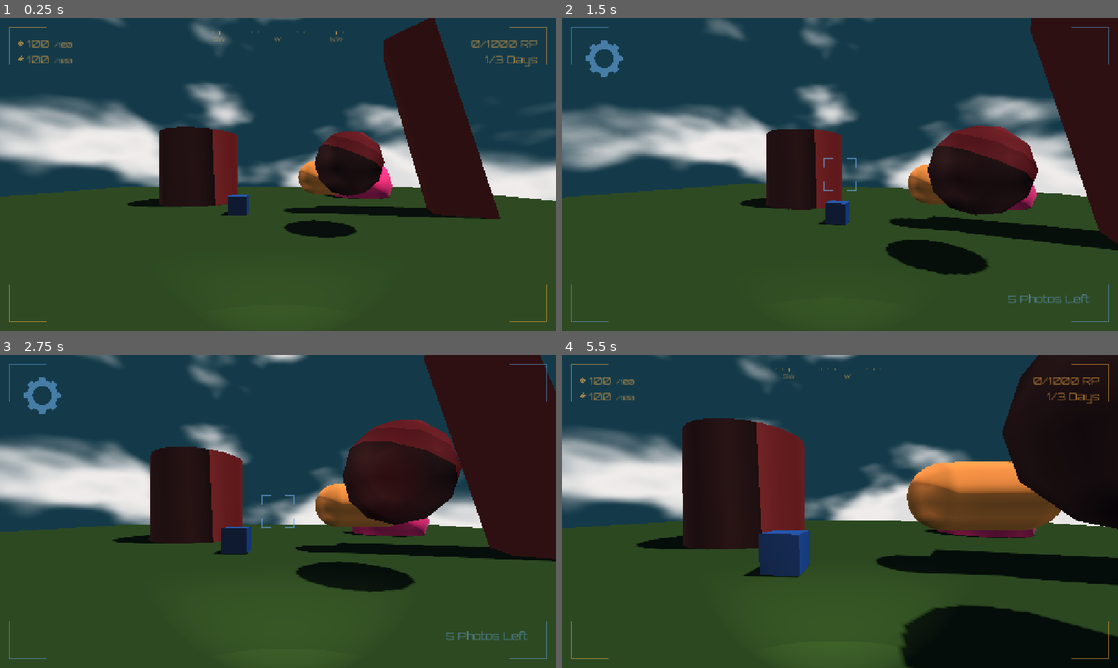
Above: before the commit, frames 1-4 (two rows, left to right).
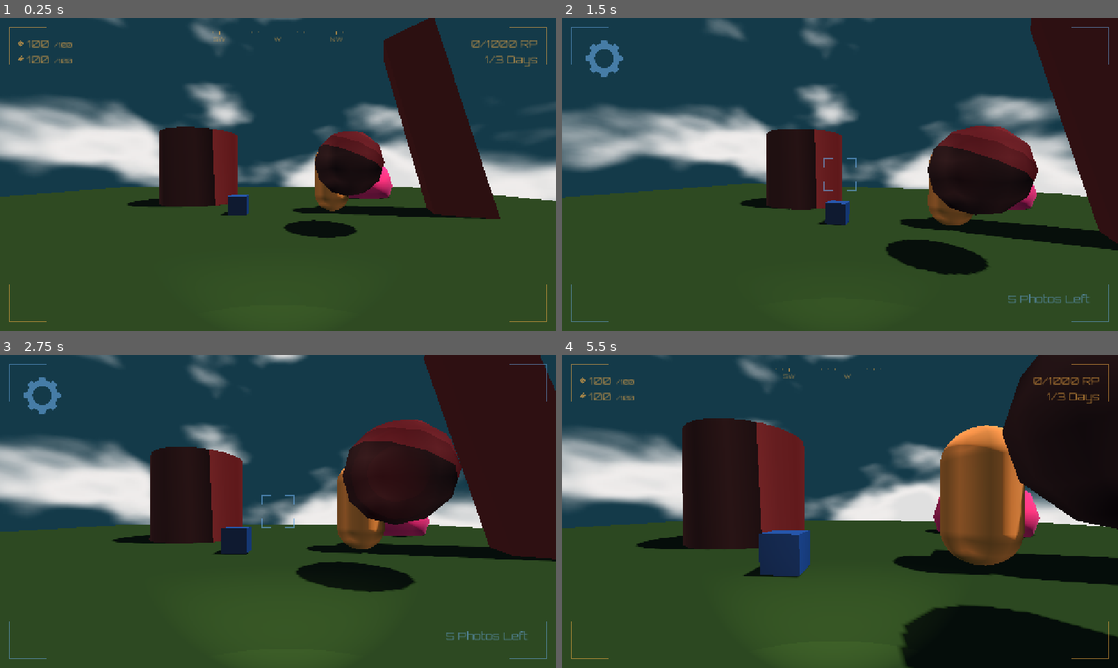
Above: after the commit, the same moments.

Repository: TripleThr8-hub/Survey-and-Navigation-of-Animal-Perserves
Game: Godot game, scene res://Stages/test_scene.tscn
Same seed, same stepped clock (60 frames per second), same inputs: the game is played once before the commit and once after it.
Inputs (mouse positions are in pixels of both pictures, inside the frame that each line leads up to):
- Up to frame 1 (0.25 s): no input
- Up to frame 2 (1.5 s): move the mouse to (867, 174) at 0.52 s; hold Ctrl (crouch) 0.53-1.28 s; hold W (move_forward) from 0.53 s (still down); click (867, 174) at 0.67 s; tap Space (jump) at 0.77 s; move the mouse to (812, 174) at 1.27 s; tap Tab (mode_change) at 1.35 s
- Up to frame 3 (2.75 s): keep holding W (move_forward); tap Space (jump) at 1.52 s; move the mouse to (289, 505) at 2.02 s; hold Shift (sprint) from 2.03 s (still down)
- Up to frame 4 (5.5 s): keep holding W (move_forward); move the mouse to (834, 517) at 2.77 s; release Shift (sprint) at 2.78 s; tap J (test_damage) at 2.85 s; click (834, 517) at 2.92 s; tap Space (jump) at 3.02, 3.77, 4.52 s; move the mouse to (878, 514) at 3.52 s; hold K (test_heal) 3.53-4.28 s; move the mouse to (795, 508) at 4.27 s; tap Ctrl (crouch) at 4.35 s; move the mouse to (845, 511) at 5.02 s; hold Tab (mode_change) from 5.03 s (still down); click (845, 511) at 5.17 s

The runs differ from the first frame. In frame 1, 0.6% of the frame differs, in the area x 51-63%, y 42-63%; in frame 2, 0.8%; in frame 3, 1.3%; in frame 4, 6.2%, in the area x 56-90%, y 22-71%.

Commit message:
Mammal Test Monster Rotation
Rotated the monsters body back to the way that it was for the time being.

Diff:
--- a/SNAP/Entities/TestMonster/test_mammal_monster.tscn
+++ b/SNAP/Entities/TestMonster/test_mammal_monster.tscn
@@ -47,9 +47,9 @@
 transform = Transform3D(1, 0, 0, 0, 1, 0, 0, 0, 1, -1.1701785, -2.422971, 0)
 
 [node name="Body" type="MeshInstance3D" parent="." unique_id=663884071]
-transform = Transform3D(2, 0, 0, 0, -8.742278e-08, -2, 0, 2, -8.742278e-08, 0, 0, 0)
+transform = Transform3D(2, 0, 0, 0, 2, 0, 0, 0, 2, 0, 0, 0)
 mesh = SubResource("CapsuleMesh_m4slv")
 
 [node name="CollisionShape3D" type="CollisionShape3D" parent="." unique_id=2120804541]
-transform = Transform3D(2, 0, 0, 0, -8.742278e-08, -2, 0, 2, -8.742278e-08, 0, 0, 0)
+transform = Transform3D(2, 0, 0, 0, 2, 0, 0, 0, 2, 0, 0, 0)
 shape = SubResource("CapsuleShape3D_l33t3")
